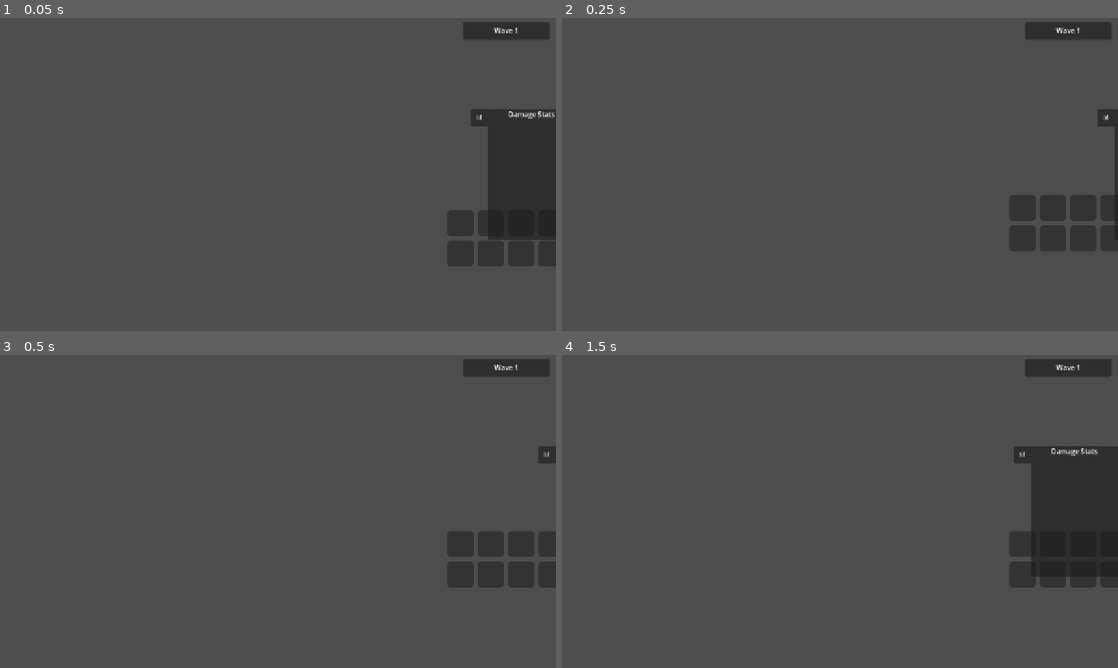
Above: before the commit, frames 1-4 (two rows, left to right).
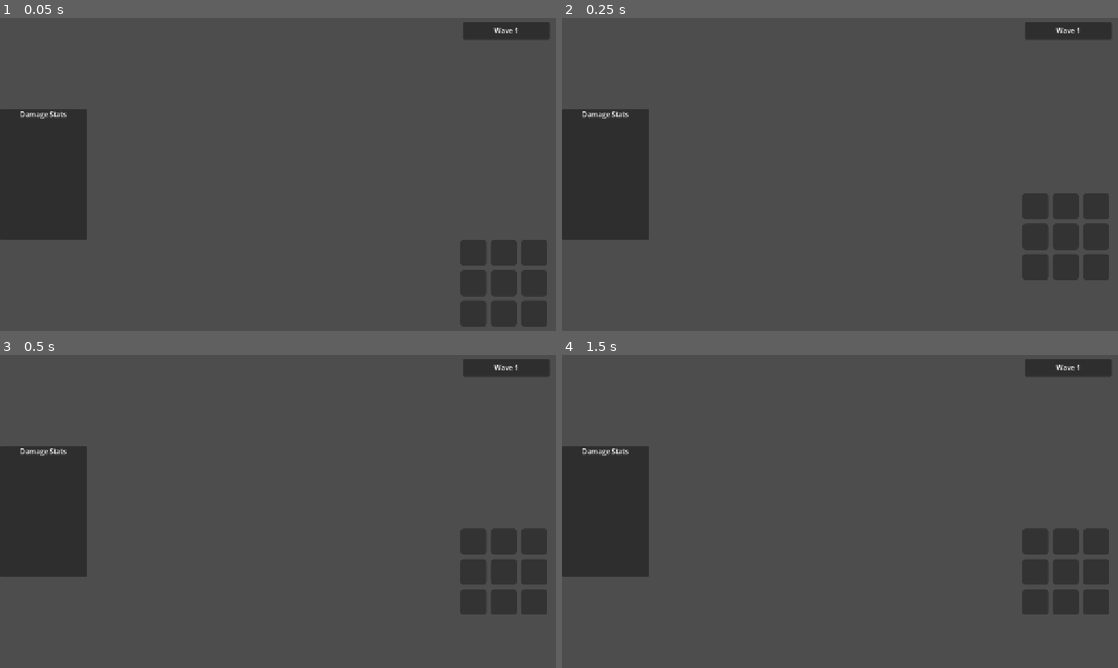
Above: after the commit, the same moments.

Repository: seekerzz/tower-html
Game: Godot game, scene res://src/Scenes/UI/MainGUI.tscn
The game is run twice, just before and just after one commit, with the same random seed, the same clock (stepped at 60 frames per second) and the same inputs. The project has no main scene, so this scene is started directly.
Inputs (mouse positions are in pixels of both pictures, inside the frame that each line leads up to):
- Up to frame 1 (0.05 s): no input
- Up to frame 2 (0.25 s): no input
- Up to frame 3 (0.5 s): no input
- Up to frame 4 (1.5 s): click (1106, 455) at 0.5 s, where only the run before the commit has a clickable "📊"; tap Enter at 1.25 s; move the mouse to (962, 495) at 1.27 s; hold Right (ui_right) from 1.28 s (still down); hold Tab (ui_focus_next) from 1.28 s (still down); click (962, 495) at 1.42 s

The runs differ from the first frame. In frame 1, 15% of the frame differs, in the area x 0-100%, y 29-99%; in frame 2, 9.2%; in frame 3, 9.1%; in frame 4, 13%.

Commit message:
Refactor UI for improved combat/shop layout and visual feedback
- Refactored Left Sidebar: DamageStats moves to left, ignores mouse clicks, and auto-hides during combat. Added persistent Combat Gold display.
- Unified Right Sidebar: Created `RightContentBox` container to hold PassiveSkillBar and InventoryPanel with proper layout settings.
- InventoryPanel: Increased slots to 9 (3x3 grid) and implemented dynamic ScrollContainer wrapping for expandability.
- Visual Polish: Standardized Passive Skill icons to 1:1 aspect ratio. Added 'flash' tween effect when Active/Passive skills complete cooldown.
- Cleanup: Removed obsolete stats toggle button and logic.

Diff:
--- a/src/Scripts/UI/InventoryPanel.gd
+++ b/src/Scripts/UI/InventoryPanel.gd
@@ -1,6 +1,6 @@
 extends Control
 
-const SLOT_COUNT = 8
+const SLOT_COUNT = 9
 
 @onready var slots_container = $PanelContainer/SlotsContainer
 
@@ -10,7 +10,39 @@
 	if slots_container:
 		slots_container.add_theme_constant_override("h_separation", 10)
 		slots_container.add_theme_constant_override("v_separation", 10)
+
+		# Set Columns
+		if slots_container is GridContainer:
+			slots_container.columns = 3
+
 		var parent = slots_container.get_parent()
+
+		# Dynamic ScrollContainer Check
+		if not parent is ScrollContainer:
+			print("[InventoryPanel] Creating dynamic ScrollContainer.")
+			var scroll = ScrollContainer.new()
+			scroll.name = "InvScrollContainer"
+			scroll.layout_mode = 1
+			scroll.anchors_preset = Control.PRESET_FULL_RECT
+			scroll.size_flags_horizontal = Control.SIZE_EXPAND_FILL
+			scroll.size_flags_vertical = Control.SIZE_EXPAND_FILL
+
+			# Min height for scrolling to be useful
+			scroll.custom_minimum_size.y = 200 # Adjust as needed
+
+			var grandparent = parent.get_parent()
+			# Move slots_container into scroll
+			slots_container.reparent(scroll)
+
+			# Replace parent (likely just a PanelContainer logic wrapper) logic
+			# Actually, the hierarchy is likely: InventoryPanel (Control) -> PanelContainer -> SlotsContainer
+			# We want: InventoryPanel -> PanelContainer -> ScrollContainer -> SlotsContainer
+
+			parent.add_child(scroll)
+
+			# Ensure Scroll fills parent
+			scroll.set_anchors_preset(Control.PRESET_FULL_RECT)
+
 		if parent is PanelContainer:
 			var style = StyleBoxEmpty.new()
 			parent.add_theme_stylebox_override("panel", style)
--- a/src/Scripts/UI/MainGUI.gd
+++ b/src/Scripts/UI/MainGUI.gd
@@ -13,7 +13,7 @@
 @onready var damage_stats_panel = $DamageStats
 @onready var stats_scroll = $DamageStats/ScrollContainer
 @onready var stats_header = $DamageStats/Header
-@onready var stats_toggle_btn = $DamageStats/ToggleButton
+# Removed stats_toggle_btn as per refactor
 @onready var left_sidebar = $LeftSidebar
 @onready var right_sidebar = $RightSidebar
 @onready var top_left_panel = $TopLeftPanel
@@ -32,9 +32,10 @@
 var last_sort_time: float = 0.0
 var tooltip_instance = null
 var sort_interval: float = 1.0
-var is_stats_collapsed: bool = true
-var stats_tween: Tween
 var sidebar_tween: Tween
+
+# New Combat Gold Label
+var combat_gold_label: Label
 
 func _ready():
 	GameManager.resource_changed.connect(update_ui)
@@ -42,23 +43,17 @@
 	GameManager.wave_ended.connect(update_ui)
 
 	GameManager.wave_started.connect(_update_hud_visibility)
-	GameManager.wave_started.connect(_force_collapse_stats) # Added for requirement
 	GameManager.wave_ended.connect(_update_hud_visibility)
 
 	# Connect for sidebar movement
 	GameManager.wave_started.connect(_update_sidebar_position)
 	GameManager.wave_ended.connect(_update_sidebar_position)
 
-	# Connect to wave ended for stats auto-popup as requested
-	GameManager.wave_ended.connect(_on_wave_ended_stats)
-
 	GameManager.game_over.connect(_on_game_over)
 
 	GameManager.damage_dealt.connect(_on_damage_dealt)
 	GameManager.skill_activated.connect(_on_skill_activated)
 	GameManager.ftext_spawn_requested.connect(_on_ftext_spawn_requested)
-
-	stats_toggle_btn.pressed.connect(_on_stats_toggle_pressed)
 
 	_setup_ui_styles()
 
@@ -69,18 +64,120 @@
 
 	_setup_tooltip()
 
+	_setup_stats_panel()
+	_setup_combat_gold_label()
+	_setup_right_sidebar_layout()
+
 	update_ui()
-	_setup_stats_panel()
 
 	# Initial visibility state
 	_update_hud_visibility()
 	_update_sidebar_position()
 
+func _setup_combat_gold_label():
+	combat_gold_label = Label.new()
+	combat_gold_label.name = "CombatGoldLabel"
+	# Icon + Text
+	combat_gold_label.text = "💰 0"
+	combat_gold_label.add_theme_font_size_override("font_size", 20)
+	combat_gold_label.add_theme_color_override("font_outline_color", Color.BLACK)
+	combat_gold_label.add_theme_constant_override("outline_size", 4)
+
+	# Position below TopLeftPanel
+	# Assuming TopLeftPanel is a container or control at top left.
+	# We can add it as a child of TopLeftPanel if it's a VBox, or as a sibling.
+	# To be safe and flexible, we add it to MainGUI and position it relative to TopLeftPanel.
+	# However, simplest is adding to TopLeftPanel if it handles layout.
+	# If TopLeftPanel is just a Panel, we can anchor the label.
+
+	top_left_panel.add_child(combat_gold_label)
+	# Assuming TopLeftPanel is a VBoxContainer or similar vertical layout.
+	# If not, we might need to position it manually.
+	# Given the structure (HPBar, FoodBar etc inside), it's likely a VBoxContainer.
+	# If it's a Panel, we might need to check.
+	# Let's assume VBoxContainer for now as it contains bars.
+	# If it's a normal Panel, the bars are likely positioned manually or with anchors.
+	# Let's check TopLeftPanel type if possible? No.
+	# We'll set it to be at the bottom of the TopLeftPanel if it's not a container.
+	if not top_left_panel is Container:
+		combat_gold_label.layout_mode = 1
+		combat_gold_label.anchors_preset = Control.PRESET_BOTTOM_LEFT
+		combat_gold_label.position.y = top_left_panel.size.y + 10
+
+func _setup_right_sidebar_layout():
+	if not right_sidebar: return
+
+	# Create Unified Container
+	var right_content = VBoxContainer.new()
+	right_content.name = "RightContentBox"
+	right_content.layout_mode = 1
+	right_content.anchors_preset = Control.PRESET_FULL_RECT
+	right_content.size_flags_horizontal = Control.SIZE_EXPAND_FILL
+	right_content.size_flags_vertical = Control.SIZE_EXPAND_FILL
+
+	right_sidebar.add_child(right_content)
+
+	# Find PassiveSkillBar and InventoryPanel
+	var passive_bar = right_sidebar.get_node_or_null("PassiveSkillBar")
+	if not passive_bar:
+		passive_bar = get_node_or_null("PassiveSkillBar")
+	if not passive_bar:
+		passive_bar = find_child("PassiveSkillBar", true, false)
+
+	var inv_panel = right_sidebar.get_node_or_null("InventoryPanel")
+	if not inv_panel:
+		inv_panel = get_node_or_null("InventoryPanel")
+	if not inv_panel:
+		inv_panel = find_child("InventoryPanel", true, false)
+
+	if passive_bar:
+		if passive_bar.get_parent() != right_content:
+			passive_bar.reparent(right_content)
+		passive_bar.size_flags_horizontal = Control.SIZE_EXPAND_FILL
+		# Ensure order: Passive Top
+		right_content.move_child(passive_bar, 0)
+
+	if inv_panel:
+		if inv_panel.get_parent() != right_content:
+			inv_panel.reparent(right_content)
+		inv_panel.size_flags_horizontal = Control.SIZE_EXPAND_FILL
+		# Ensure order: Inventory Bottom
+		right_content.move_child(inv_panel, 1)
+
+func _setup_stats_panel():
+	# Requirements:
+	# 1. Position: Left side (handled by logic/layout, but assumed currently Center Right?)
+	# The prompt says "Ensure DamageStats panel is located on screen left".
+	# Current code: damage_stats_panel.set_anchors_preset(Control.PRESET_CENTER_RIGHT)
+	# We change this to LEFT.
+	damage_stats_panel.set_anchors_preset(Control.PRESET_CENTER_LEFT)
+	damage_stats_panel.position.x = 0 # Stick to left
+
+	# 2. Click through
+	damage_stats_panel.mouse_filter = Control.MOUSE_FILTER_IGNORE
+	if stats_scroll:
+		stats_scroll.mouse_filter = Control.MOUSE_FILTER_IGNORE
+	if stats_container:
+		stats_container.mouse_filter = Control.MOUSE_FILTER_IGNORE
+
+	# 3. Visibility logic is handled in _update_hud_visibility
+
 func _update_hud_visibility():
-	var active = GameManager.is_wave_active
-	hp_bar.visible = active
-	food_bar.visible = active
-	mana_bar.visible = active
+	var is_combat = GameManager.is_wave_active
+
+	hp_bar.visible = is_combat
+	food_bar.visible = is_combat
+	mana_bar.visible = is_combat
+
+	# Damage Stats: Hidden in Combat, Visible in Shop
+	# "Combat (Combat): auto hide (visible = false)"
+	# "Shop/Preparation (Shop): auto show (visible = true)"
+	if damage_stats_panel:
+		damage_stats_panel.visible = !is_combat
+
+	# Combat Gold Label: Visible in Combat, Hidden in Shop
+	if combat_gold_label:
+		combat_gold_label.visible = is_combat
 
 func _update_sidebar_position():
 	if sidebar_tween and sidebar_tween.is_valid():
@@ -92,10 +189,6 @@
 		# Shop is open, occupy bottom 200px
 		target_offset_bottom = -210
 
-	# Animate LeftSidebar
-	# We are animating offset_bottom.
-	# Note: LeftSidebar is anchored Bottom Left with Vertical Grow Up.
-	# So changing offset_bottom moves the whole container up/down relative to bottom anchor.
 	sidebar_tween.set_parallel(true)
 	sidebar_tween.tween_property(left_sidebar, "offset_bottom", float(target_offset_bottom), 0.3).set_trans(Tween.TRANS_SINE).set_ease(Tween.EASE_OUT)
 	if right_sidebar:
@@ -138,41 +231,7 @@
 		if label:
 			label.add_theme_constant_override("outline_size", 4)
 			label.add_theme_color_override("font_outline_color", Color.BLACK)
-			label.add_theme_font_size_override("font_size", 18) # Larger font
-
-func _setup_stats_panel():
-	# Anchor to Center Right
-	damage_stats_panel.set_anchors_preset(Control.PRESET_CENTER_RIGHT)
-	# Initial state: Collapsed
-	is_stats_collapsed = true
-	# We need to defer position update because layout happens after ready
-	call_deferred("_update_stats_panel_position")
-
-func _update_stats_panel_position():
-	_animate_stats_panel()
-
-func _animate_stats_panel():
-	if stats_tween and stats_tween.is_valid():
-		stats_tween.kill()
-	stats_tween = create_tween()
-
-	# Ensure panel is on top
-	damage_stats_panel.z_index = 10
-
-	var viewport_width = get_viewport_rect().size.x
-	var panel_width = damage_stats_panel.size.x
-
-	var target_pos_x
-	if is_stats_collapsed:
-		stats_scroll.visible = false
-		damage_stats_panel.custom_minimum_size.y = 30
-		target_pos_x = viewport_width
-	else:
-		stats_scroll.visible = true
-		damage_stats_panel.custom_minimum_size.y = 300
-		target_pos_x = viewport_width - max(panel_width, 200)
-
-	stats_tween.tween_property(damage_stats_panel, "position:x", target_pos_x, 0.3).set_trans(Tween.TRANS_SINE).set_ease(Tween.EASE_OUT)
+			label.add_theme_font_size_override("font_size", 18)
 
 func _setup_tooltip():
 	tooltip_instance = TOOLTIP_SCENE.instantiate()
@@ -198,33 +257,22 @@
 func _update_cutin_layout():
 	if !cutin_manager or !top_left_panel or !left_sidebar: return
 
-	# Calculate space between TopLeftPanel (Artifacts) and LeftSidebar (Skills)
-	# TopLeftPanel grows downwards. Its global rect is relative to canvas usually, or MainGUI.
-	# MainGUI is full rect.
-
 	var top_panel_bottom = top_left_panel.position.y + top_left_panel.size.y
-
-	# LeftSidebar is anchored bottom-left.
-	# We want its top edge.
 	var left_sidebar_top = left_sidebar.position.y
 
-	# We want a rect that starts at (10, top_panel_bottom) and ends at (width, left_sidebar_top)
-	# Width is typically matched to sidebar width (260-280)
-	var x_pos = top_left_panel.position.x # 10
-	var width = 270.0 # Standard width from request
+	var x_pos = top_left_panel.position.x
+	var width = 270.0
 
 	var available_height = left_sidebar_top - top_panel_bottom
 
-	# Pass to manager
 	var new_rect = Rect2(x_pos, top_panel_bottom, width, available_height)
 	cutin_manager.update_area(new_rect)
 
 func _input(event):
-	if event.is_action_pressed("ui_focus_next"):
-		pass
+	pass
 
 func update_ui():
-	_update_hud_visibility()
+	# _update_hud_visibility() # Removed to prevent overriding the phase logic every update
 
 	var target_hp = (GameManager.core_health / GameManager.max_core_health) * 100
 	create_tween().tween_property(hp_bar, "value", target_hp, 0.3).set_trans(Tween.TRANS_SINE).set_ease(Tween.EASE_OUT)
@@ -232,26 +280,29 @@
 	food_bar.value = (GameManager.food / GameManager.max_food) * 100
 	mana_bar.value = (GameManager.mana / GameManager.max_mana) * 100
 
-	# Updated labels with Emojis as requested
 	hp_label.text = "❤️ %d/%d" % [int(GameManager.core_health), int(GameManager.max_core_health)]
 	food_label.text = "🌽 %d/%d" % [int(GameManager.food), int(GameManager.max_food)]
 	mana_label.text = "💧 %d/%d" % [int(GameManager.mana), int(GameManager.max_mana)]
 
 	wave_label.text = "Wave %d" % GameManager.wave
 
+	if combat_gold_label:
+		combat_gold_label.text = "💰 %d" % GameManager.gold
+
 func _on_damage_dealt(unit, amount):
 	if not unit: return
 	var id = unit.get_instance_id()
 
 	if not damage_stats.has(id):
-		# Create UI entry
 		var row = HBoxContainer.new()
-
-		# Icon
+		# Make row ignore mouse
+		row.mouse_filter = Control.MOUSE_FILTER_IGNORE
+
 		var icon_rect = TextureRect.new()
 		icon_rect.custom_minimum_size = Vector2(24, 24)
 		icon_rect.expand_mode = TextureRect.EXPAND_IGNORE_SIZE
 		icon_rect.stretch_mode = TextureRect.STRETCH_KEEP_ASPECT_CENTERED
+		icon_rect.mouse_filter = Control.MOUSE_FILTER_IGNORE # Ignore mouse
 
 		if "type_key" in unit:
 			var icon = AssetLoader.get_unit_icon(unit.type_key)
@@ -262,6 +313,10 @@
 
 		var name_lbl = Label.new()
 		var dmg_lbl = Label.new()
+
+		# Ignore mouse on labels
+		name_lbl.mouse_filter = Control.MOUSE_FILTER_IGNORE
+		dmg_lbl.mouse_filter = Control.MOUSE_FILTER_IGNORE
 
 		var unit_name = "Unit"
 		if "unit_data" in unit and unit.unit_data:
@@ -290,7 +345,6 @@
 		last_sort_time = sort_interval
 
 func _sort_stats():
-	# Simple bubble sort or reordering of children based on amount
 	var children = stats_container.get_children()
 	children.sort_custom(func(a, b):
 		var amt_a = _get_amount_from_row(a)
@@ -313,18 +367,13 @@
 
 func _on_ftext_spawn_requested(pos, value, color):
 	var ftext = FLOATING_TEXT_SCENE.instantiate()
-
-	# Random Offset - mainly handled by physics now, but a small initial jitter helps
 	var offset = Vector2(randf_range(-10, 10), randf_range(-10, 10))
 	var world_pos = pos + offset
-
-	# Convert world position to canvas (UI) position if needed.
 	var screen_pos = get_viewport().canvas_transform * world_pos
 
 	ftext.position = screen_pos
 	add_child(ftext)
 
-	# Parse value for logic
 	var value_num: float = 0.0
 	var display_value = str(value)
 
@@ -332,26 +381,9 @@
 		value_num = float(display_value)
 		display_value = str(int(value_num))
 
-	# Determine if crit based on color (Gold-ish)
-	# Gold is typically (1, 0.84, 0)
 	var is_crit = color.r > 0.9 and color.g > 0.8 and color.b < 0.4
 
 	ftext.setup(display_value, color, is_crit, value_num)
-
-func _on_stats_toggle_pressed():
-	is_stats_collapsed = !is_stats_collapsed
-	_animate_stats_panel()
-
-func _force_collapse_stats():
-	if !is_stats_collapsed:
-		is_stats_collapsed = true
-		_animate_stats_panel()
-
-func _on_wave_ended_stats():
-	# Auto pop up stats
-	if is_stats_collapsed:
-		is_stats_collapsed = false
-		_animate_stats_panel()
 
 func _on_game_over():
 	if game_over_panel:
--- a/src/Scripts/UI/PassiveSkillBar.gd
+++ b/src/Scripts/UI/PassiveSkillBar.gd
@@ -70,12 +70,14 @@
 	icon_rect.stretch_mode = TextureRect.STRETCH_KEEP_ASPECT_CENTERED
 	icon_rect.set_anchors_and_offsets_preset(Control.PRESET_CENTER)
 	icon_rect.mouse_filter = Control.MOUSE_FILTER_IGNORE
-	icon_rect.custom_minimum_size = Vector2(50, 50)
-	icon_rect.size = Vector2(50, 50)
-	icon_rect.offset_left = -25
-	icon_rect.offset_top = -25
-	icon_rect.offset_right = 25
-	icon_rect.offset_bottom = 25
+
+	# Requirement: Square 1:1, e.g. 60x60
+	icon_rect.custom_minimum_size = Vector2(60, 60)
+	icon_rect.size = Vector2(60, 60)
+	icon_rect.offset_left = -30
+	icon_rect.offset_top = -30
+	icon_rect.offset_right = 30
+	icon_rect.offset_bottom = 30
 	layout.add_child(icon_rect)
 
 	# CD Overlay
@@ -116,22 +118,42 @@
 		var layout = card.get_child(0)
 		var cd_bar = layout.get_node("CD_Overlay")
 
-		# Bind production_timer to CD overlay
-		# production_timer goes from MAX down to 0
-		# If unit has 'produce' logic, production_timer resets to 1.0 or similar.
-		# Default logic in Unit.gd: production_timer -= delta. If <= 0, resets to 1.0.
-		# So value is remaining time. Max value?
-		# Usually it's hardcoded to 1.0 or 5.0 (for cow).
-		# We need to know the max.
+		# Check for cooldown completion flash (from >0 to 0)
+		# We need to track previous state or just check if it just hit 0.
+		# But since this runs every frame, we can check if it is very close to 0 but was > 0.
+		# However, `unit.production_timer` changes elsewhere.
+		# A robust way is to store the last known timer value in metadata.
+
+		var prev_timer = card.get_meta("prev_timer", 0.0)
+		var current_timer = unit.production_timer
+
+		# If it wrapped around (e.g. from 0 -> Max), that's a reset.
+		# If it went from > 0 to <= 0 (or very close), that's a completion.
+		# Unit logic usually resets it immediately after 0.
+		# So we might see it go from 0.1 -> 5.0 (reset). The "completion" happened at the transition.
+		# Or if it sits at 0.
+
+		# Let's assume standard behavior: timer counts down. When it hits 0, it triggers and resets.
+		# So if prev was small positive and current is large positive (reset), it triggered.
+		# OR if current is 0.
+
+		# Let's try detecting the transition to 0.
+		if prev_timer > 0 and current_timer <= 0:
+			_trigger_flash(card)
+		elif prev_timer > 0 and current_timer > prev_timer:
+			# This implies a reset happened (completed loop)
+			_trigger_flash(card)
+
+		card.set_meta("prev_timer", current_timer)
 
 		cd_bar.max_value = unit.max_production_timer
 		cd_bar.value = unit.production_timer
 
-		# Flash animation
-		if unit.production_timer <= 0.1: # Just finished or about to
-			if !card.has_meta("flashing") or !card.get_meta("flashing"):
-				card.set_meta("flashing", true)
-				var tween = create_tween()
-				tween.tween_property(card, "modulate", Color(1.5, 1.5, 1.5), 0.1)
-				tween.tween_property(card, "modulate", Color.WHITE, 0.1)
-				tween.finished.connect(func(): card.set_meta("flashing", false))
+func _trigger_flash(card):
+	if !card.has_meta("flashing") or !card.get_meta("flashing"):
+		card.set_meta("flashing", true)
+		var tween = create_tween()
+		# Flash to bright color then back
+		tween.tween_property(card, "modulate", Color(1.5, 1.5, 1.5), 0.15).set_trans(Tween.TRANS_SINE)
+		tween.tween_property(card, "modulate", Color.WHITE, 0.15).set_trans(Tween.TRANS_SINE)
+		tween.finished.connect(func(): card.set_meta("flashing", false))
--- a/src/Scripts/UI/SkillBar.gd
+++ b/src/Scripts/UI/SkillBar.gd
@@ -165,6 +165,15 @@
 		var layout = card.get_child(0)
 		var cd_bar = layout.get_node("CD_Overlay")
 		var cost_lbl = layout.get_node("CostLabel")
+
+		var prev_cd = card.get_meta("prev_cd", 0.0)
+		var current_cd = unit.skill_cooldown
+
+		# Trigger flash if CD just finished (went from >0 to 0)
+		if prev_cd > 0 and current_cd <= 0:
+			_trigger_flash(card)
+
+		card.set_meta("prev_cd", current_cd)
 
 		# Cooldown Logic
 		if unit.skill_cooldown > 0:
@@ -196,6 +205,14 @@
 				style.border_color = Color("#3498db") # Blue
 				cost_lbl.remove_theme_color_override("font_color") # Default
 
+func _trigger_flash(card):
+	if !card.has_meta("flashing") or !card.get_meta("flashing"):
+		card.set_meta("flashing", true)
+		var tween = create_tween()
+		tween.tween_property(card, "modulate", Color(2.0, 2.0, 2.0), 0.15).set_trans(Tween.TRANS_SINE)
+		tween.tween_property(card, "modulate", Color.WHITE, 0.15).set_trans(Tween.TRANS_SINE)
+		tween.finished.connect(func(): card.set_meta("flashing", false))
+
 func _unhandled_input(event):
 	if event is InputEventKey and event.pressed and !event.echo:
 		var index = -1
